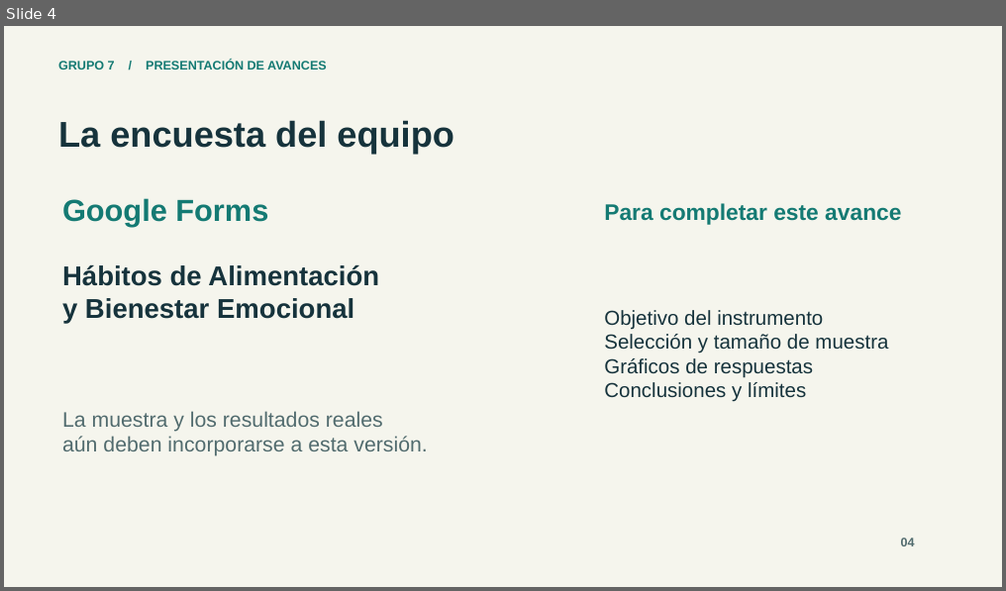
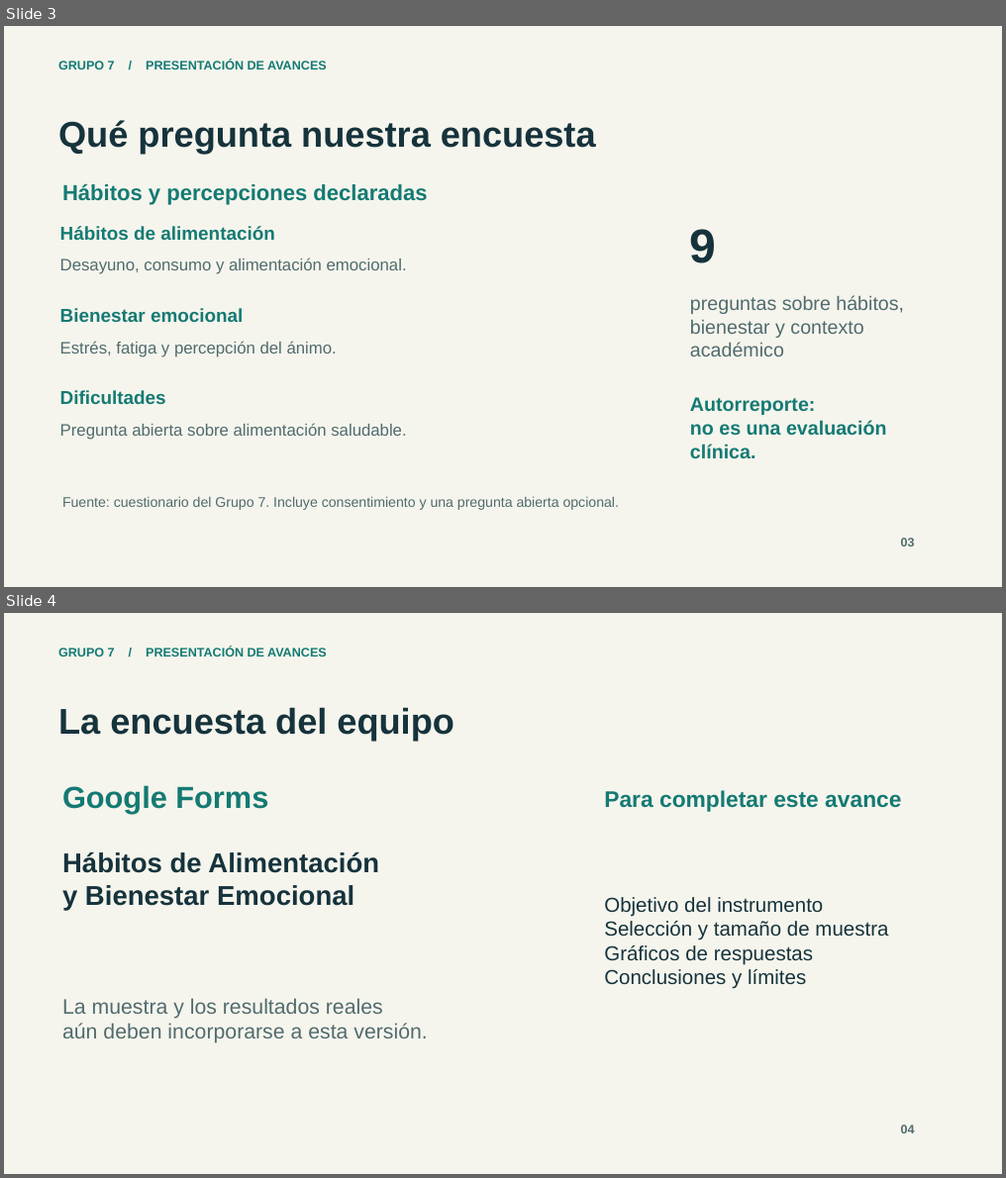
Before and after one commit to jochevipe/liderazgo_7, a slide deck: 06-presentaciones/presentacion/presentacion-avances-grupo-7-mejorada.pptx. Shown one above the other, each under a label of ours: slide 4 before the commit, slides 3 and 4 after it. The pictures are 1006x591 and 1006x1178 pixels, drawn with LibreOffice and Linux fonts; fonts in the diff are those of the drawing. Boxes give left, top, right and bottom in pixels: in the first picture for what was removed or moved away, otherwise in the second. Text is boxed around its words. In the diff, an @@ line names an element or a change of style, - is before the commit and + after.

Commit message:
docs: unificar enfoque en alimentación y bienestar emocional y respaldar versiones previas

```diff
--- a/06-presentaciones/presentacion/presentacion-avances-grupo-7-mejorada.pptx
+++ b/06-presentaciones/presentacion/presentacion-avances-grupo-7-mejorada.pptx
@@ slide 3 added at (x1=4, y1=26, x2=1002, y2=587), background #F5F5ED @@
@@ text added at (x1=58, y1=60, x2=327, y2=70), 12 pt, text #147A73, bold @@
+GRUPO 7 / PRESENTACIÓN DE AVANCES
@@ text added at (x1=58, y1=120, x2=596, y2=153), 34.5 pt, text #16333C, bold @@
+Qué pregunta nuestra encuesta
@@ text added at (x1=62, y1=183, x2=427, y2=205), 21 pt, text #147A73, bold @@
+Hábitos y percepciones declaradas
@@ text added at (x1=60, y1=226, x2=274, y2=240), 18 pt, text #147A73, bold @@
+Hábitos de alimentación
@@ text added at (x1=690, y1=229, x2=717, y2=264), 45.8 pt, text #16333C, bold @@
+9
@@ text added at (x1=60, y1=258, x2=407, y2=274), 16 pt, text #516B6E @@
+Desayuno, consumo y alimentación emocional.
@@ text added at (x1=60, y1=308, x2=243, y2=322), 18 pt, text #147A73, bold @@
+Bienestar emocional
@@ text added at (x1=690, y1=295, x2=904, y2=357), 18.8 pt, text #516B6E @@
+preguntas sobre hábitos,
+bienestar y contexto académico
@@ text added at (x1=60, y1=341, x2=337, y2=358), 16 pt, text #516B6E @@
+Estrés, fatiga y percepción del ánimo.
@@ text added at (x1=60, y1=390, x2=166, y2=404), 18 pt, text #147A73, bold @@
+Dificultades
@@ text added at (x1=690, y1=397, x2=887, y2=460), 18.8 pt, text #147A73, bold @@
+Autorreporte:
+no es una evaluación clínica.
@@ text added at (x1=60, y1=423, x2=406, y2=440), 16 pt, text #516B6E @@
+Pregunta abierta sobre alimentación saludable.
@@ text added at (x1=62, y1=496, x2=619, y2=510), 13.5 pt, text #516B6E @@
+Fuente: cuestionario del Grupo 7. Incluye consentimiento y una pregunta abierta opcional.
@@ text added at (x1=901, y1=538, x2=915, y2=547), 12 pt, text #516B6E, bold @@
+03
```
Also in this commit, not shown: 4 slides changed, 1 slide removed, 45 other files.
